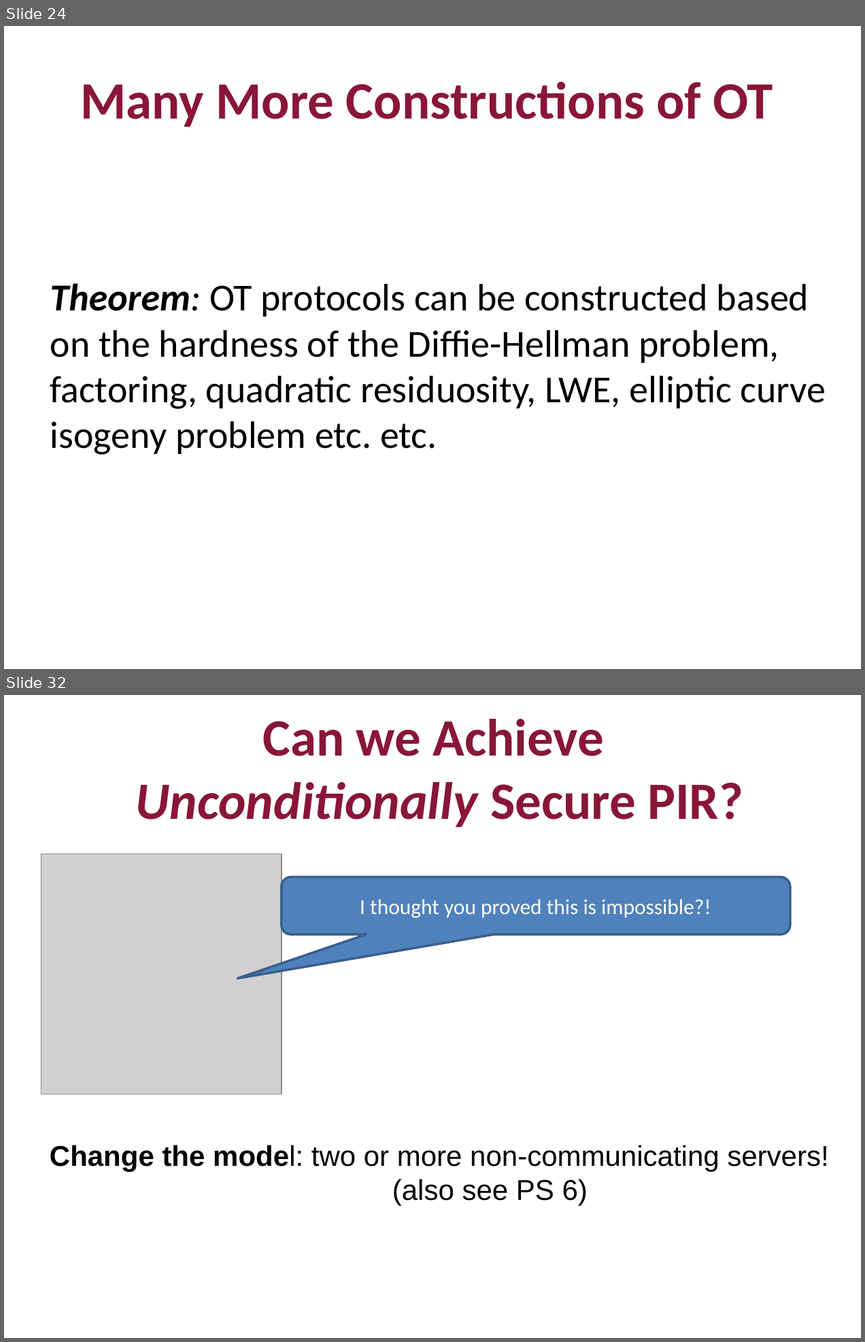
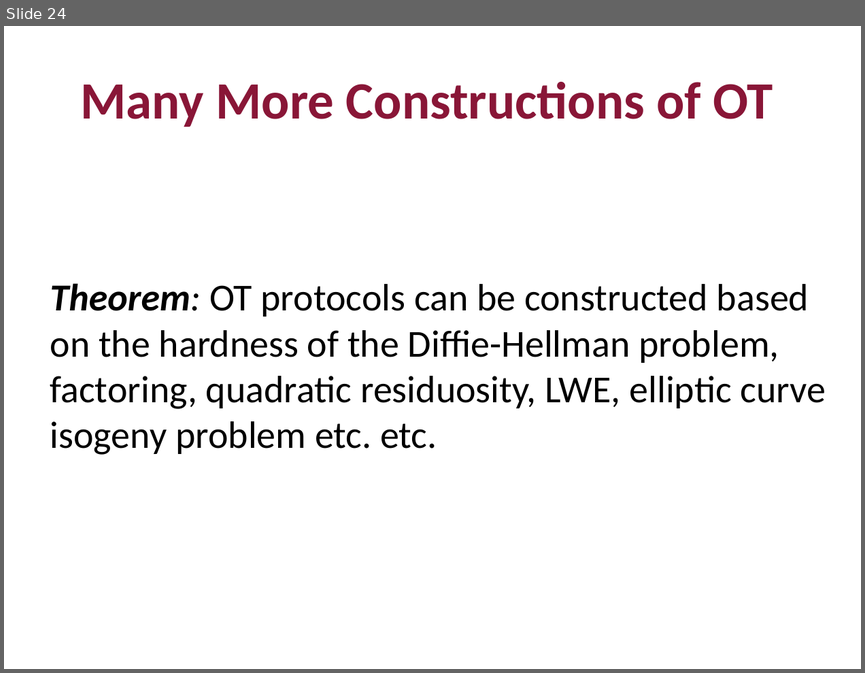
Before and after one commit to mit6875/mit6875.github.io, a slide deck: FA22SLIDES/lec21.pptx. Shown one above the other, each under a label of ours: slides 24 and 32 before the commit, slide 24 after it; the slides between them are not shown. The pictures are 865x1342 and 865x673 pixels, drawn with LibreOffice and Linux fonts; fonts in the diff are those of the drawing; grey boxes stand for pictures. Boxes give left, top, right and bottom in pixels: in the first picture for what was removed or moved away, otherwise in the second. Text is boxed around its words. In the diff, an @@ line names an element or a change of style, - is before the commit and + after.

```diff
--- a/FA22SLIDES/lec21.pptx
+++ b/FA22SLIDES/lec21.pptx
@@ slide 32 removed at (4, 695, 861, 1338), background #FFFFFF @@
@@ title removed at (136, 719, 742, 827) @@
-Can we Achieve
-Unconditionally Secure PIR?
@@ picture removed at (41, 853, 281, 1094) @@
@@ rounded speech box removed at (281, 877, 791, 934) @@
-I thought you proved this is impossible?!
@@ text removed at (50, 1144, 828, 1206) @@
-Change the model: two or more non-communicating servers!
-(also see PS 6)
```
Also in this commit, not shown: 1 slide changed, 14 slides added, 9 other slides removed, 1 other file.
